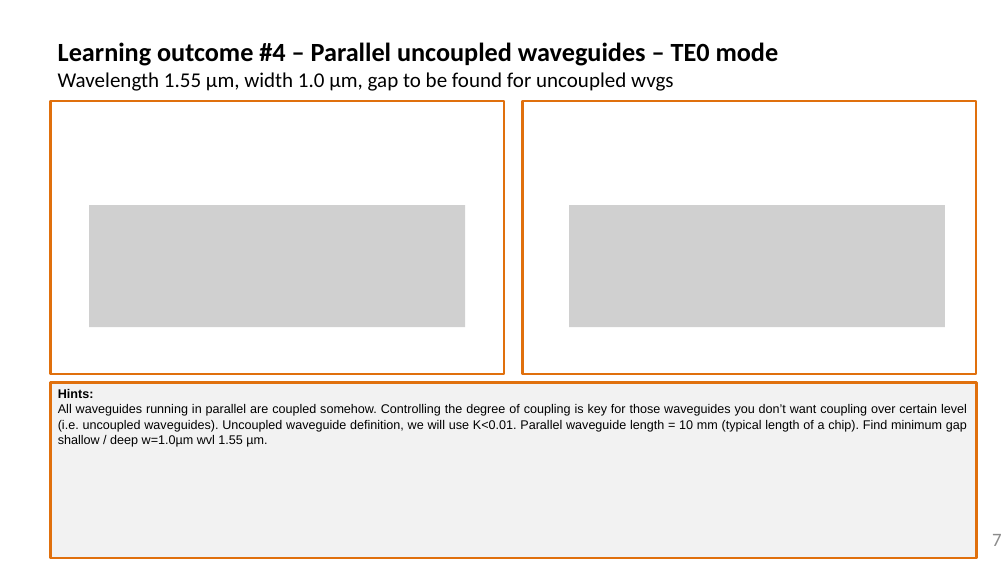
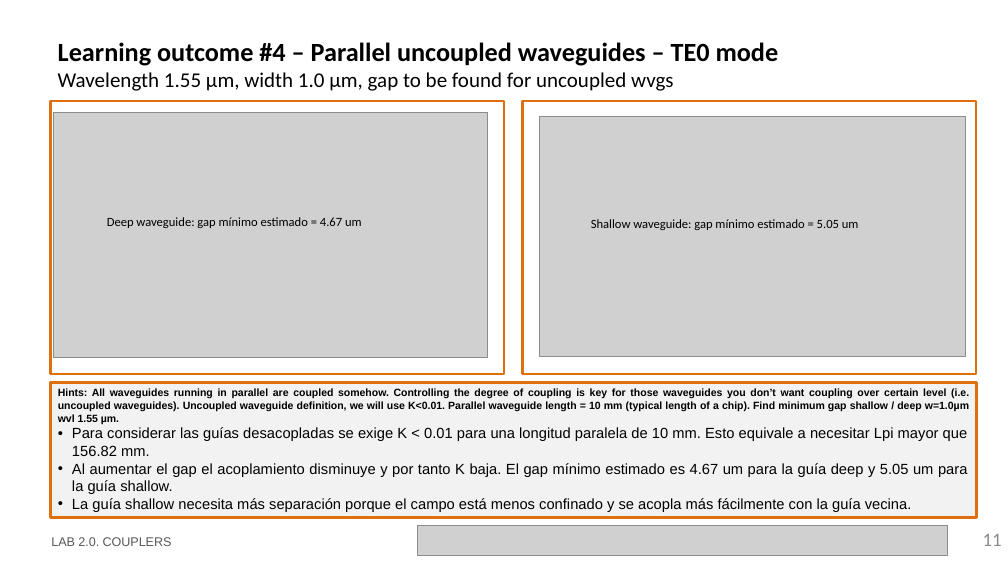
Before and after one commit to Japeacru/cifoin-lab2, a slide deck: slide 11 of LabBook_20.pptx (slide 7 before the commit). Drawn at 1008x567 pixels with LibreOffice and Linux fonts; fonts in the diff are those of the drawing; grey boxes stand for pictures; background and template pictures are left out. Boxes give left, top, right and bottom in pixels: in the first picture for what was removed or moved away, otherwise in the second. Text is boxed around its words. In the diff, an @@ line names an element or a change of style, - is before the commit and + after.

```diff
--- a/LabBook_20.pptx
+++ b/LabBook_20.pptx
@@ picture added at bbox=[54, 113, 488, 358] @@
@@ picture added at bbox=[540, 116, 966, 357] @@
@@ picture removed at bbox=[89, 205, 465, 327] @@
@@ picture removed at bbox=[569, 205, 945, 327] @@
@@ text added at bbox=[107, 217, 362, 228], 12 pt, text #000000 @@
+Deep waveguide: gap mínimo estimado = 4.67 um
@@ text added at bbox=[591, 219, 859, 230], 12 pt, text #000000 @@
+Shallow waveguide: gap mínimo estimado = 5.05 um
@@ rectangle "Hints: All waveguides running in ...": place and size @@
-rectangle "Hints: All waveguides running in ..." at bbox=[51, 383, 977, 558]
+rectangle "Hints: All waveguides running in ..." at bbox=[51, 383, 977, 517]
@@ text in rectangle at bbox=[58, 388, 969, 512]: text changed; size 12 to 14 pt @@
-Hints:
-All waveguides running in parallel are coupled somehow. Controlling the degree of coupling is key for those waveguides you don’t want coupling over certain level (i.e. uncoupled waveguides). Uncoupled waveguide definition, we will use K<0.01. Parallel waveguide length = 10 mm (typical length of a chip). Find minimum gap shallow / deep w=1.0µm wvl 1.55 µm.
+Hints: All waveguides running in parallel are coupled somehow. Controlling the degree of coupling is key for those waveguides you don’t want coupling over certain level (i.e. uncoupled waveguides). Uncoupled waveguide definition, we will use K<0.01. Parallel waveguide length = 10 mm (typical length of a chip). Find minimum gap shallow / deep w=1.0µm wvl 1.55 µm.
+• Para considerar las guías desacopladas se exige K < 0.01 para una longitud paralela de 10 mm. Esto equivale a necesitar Lpi mayor que 156.82 mm.
+• Al aumentar el gap el acoplamiento disminuye y por tanto K baja. El gap mínimo estimado es 4.67 um para la guía deep y 5.05 um para la guía shallow.
+• La guía shallow necesita más separación porque el campo está menos confinado y se acopla más fácilmente con la guía vecina.
@@ picture added at bbox=[417, 526, 948, 556] @@
@@ page number at bbox=[983, 534, 1002, 546]: text changed @@
-7
+11
```
Also in this commit, not shown: 5 other slides changed, 7 slides added, 1 slide removed, 1 other file.
